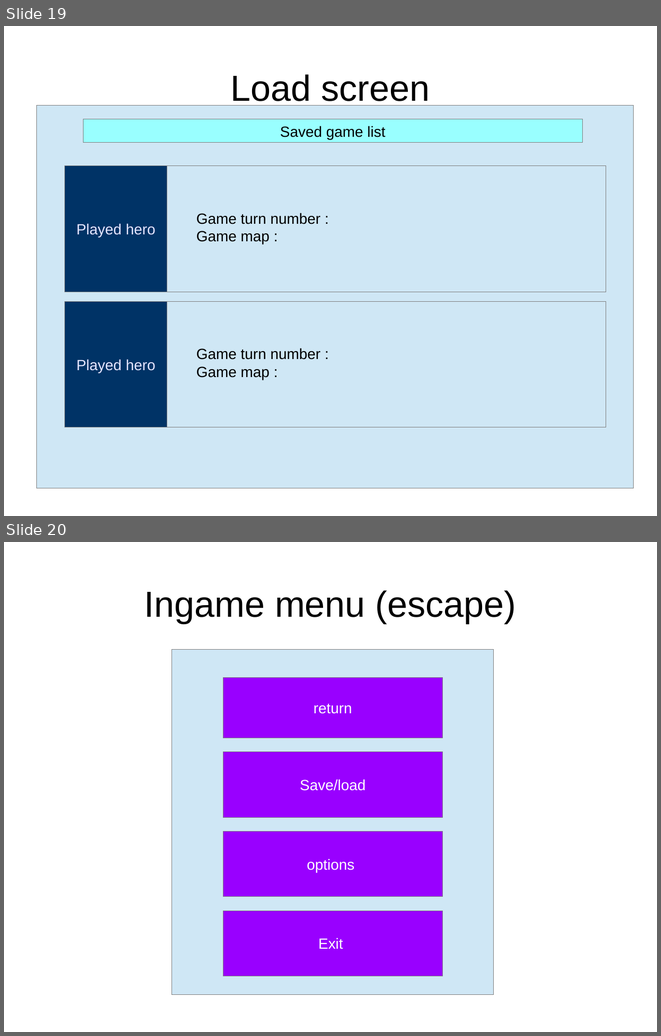
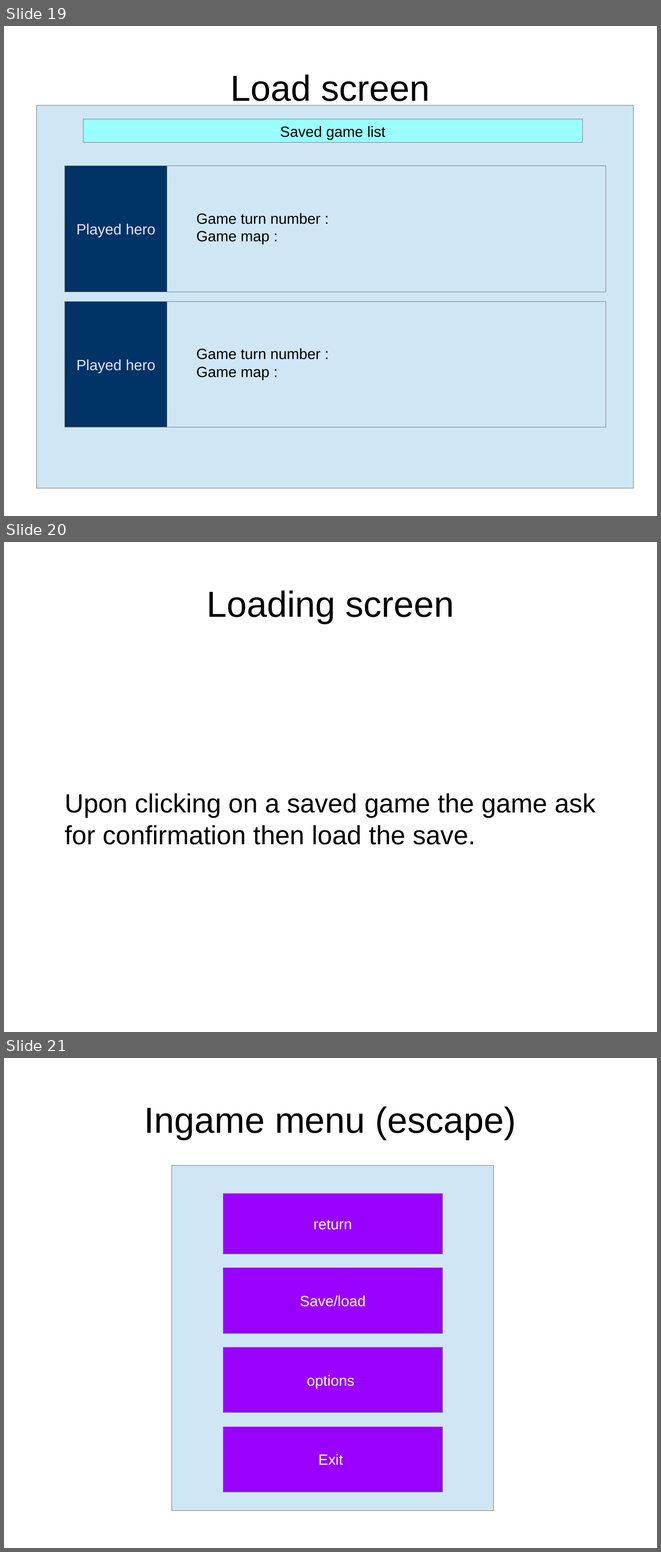
Before and after one commit to idolord/CryptDuel, a slide deck: documentation/interface CDC.odp. Shown one above the other, each under a label of ours: slides 19 and 20 before the commit, slides 19, 20 and 21 after it. The pictures are 661x1036 and 661x1552 pixels, drawn with LibreOffice and Linux fonts; fonts in the diff are those of the drawing. Boxes give left, top, right and bottom in pixels: in the first picture for what was removed or moved away, otherwise in the second. Text is boxed around its words. In the diff, an @@ line names an element or a change of style, - is before the commit and + after.

```diff
--- a/documentation/interface CDC.odp
+++ b/documentation/interface CDC.odp
@@ slide 20 added at (4, 542, 657, 1032), background #FFFFFF @@
@@ title added at (206, 590, 454, 623), 44 pt, text #000000 @@
+Loading screen
@@ text added at (64, 793, 595, 845), 32 pt, text #000000 @@
+Upon clicking on a saved game the game ask for confirmation then load the save.
@@ what was slide 20 is now slide 21 @@
```
Also in this commit, not shown: 4 other slides added.
